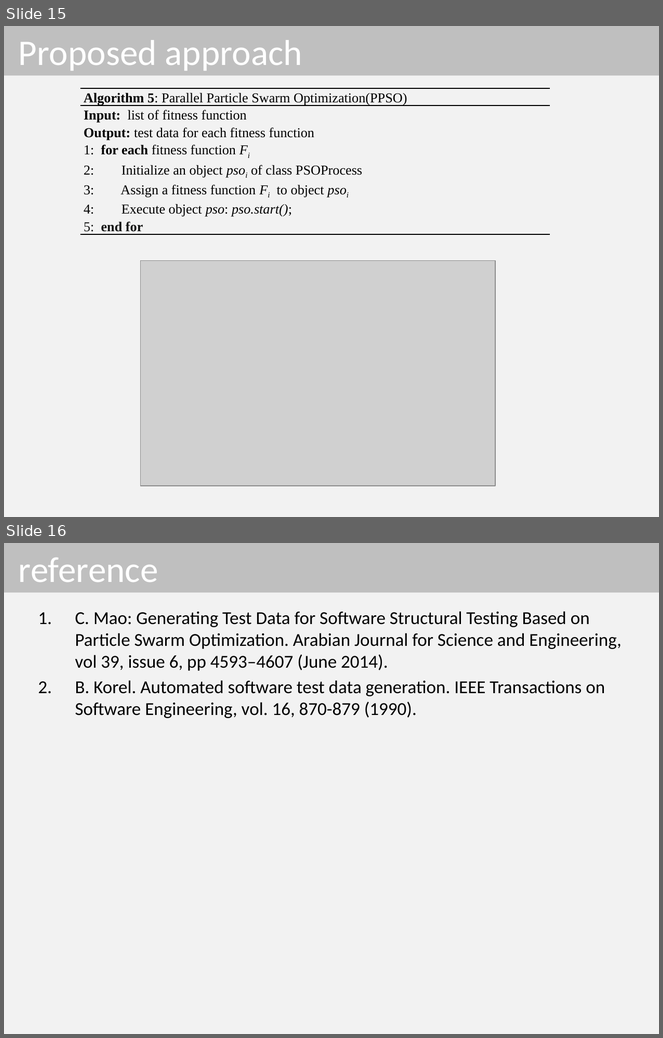
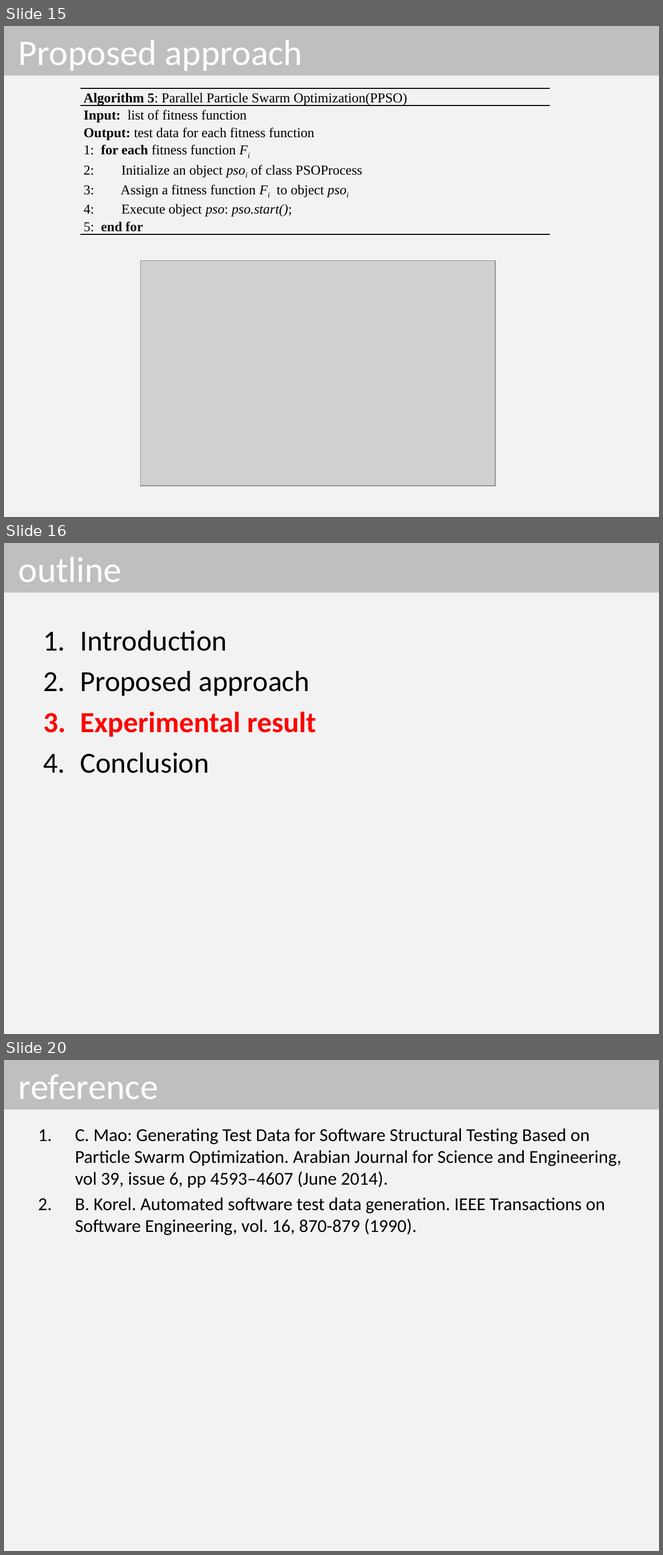
Before and after one commit to dinhngocthi/GAsource, a slide deck: CFT4CUnitSrc/src/report/PPSO_Presentation.pptx. Shown one above the other, each under a label of ours: slides 15 and 16 before the commit, slides 15, 16 and 20 after it; the slides between them are not shown. The pictures are 663x1038 and 663x1555 pixels, drawn with LibreOffice and Linux fonts; fonts in the diff are those of the drawing; grey boxes stand for pictures. Boxes give left, top, right and bottom in pixels: in the first picture for what was removed or moved away, otherwise in the second. Text is boxed around its words. In the diff, an @@ line names an element or a change of style, - is before the commit and + after.

```diff
--- a/CFT4CUnitSrc/src/report/PPSO_Presentation.pptx
+++ b/CFT4CUnitSrc/src/report/PPSO_Presentation.pptx
@@ slide 16 added at (x1=4, y1=543, x2=659, y2=1034), background #F2F2F2 @@
@@ title added at (x1=4, y1=543, x2=659, y2=593), fill #BFBFBF, 39.6 pt, text #FFFFFF @@
+outline
@@ text added at (x1=80, y1=630, x2=317, y2=773), 32 pt, text #000000 @@
+1. Introduction
+2. Proposed approach
+3. Experimental result
+4. Conclusion
@@ what was slide 16 is now slide 20 @@
```
Also in this commit, not shown: 3 other slides added, 1 other file.
